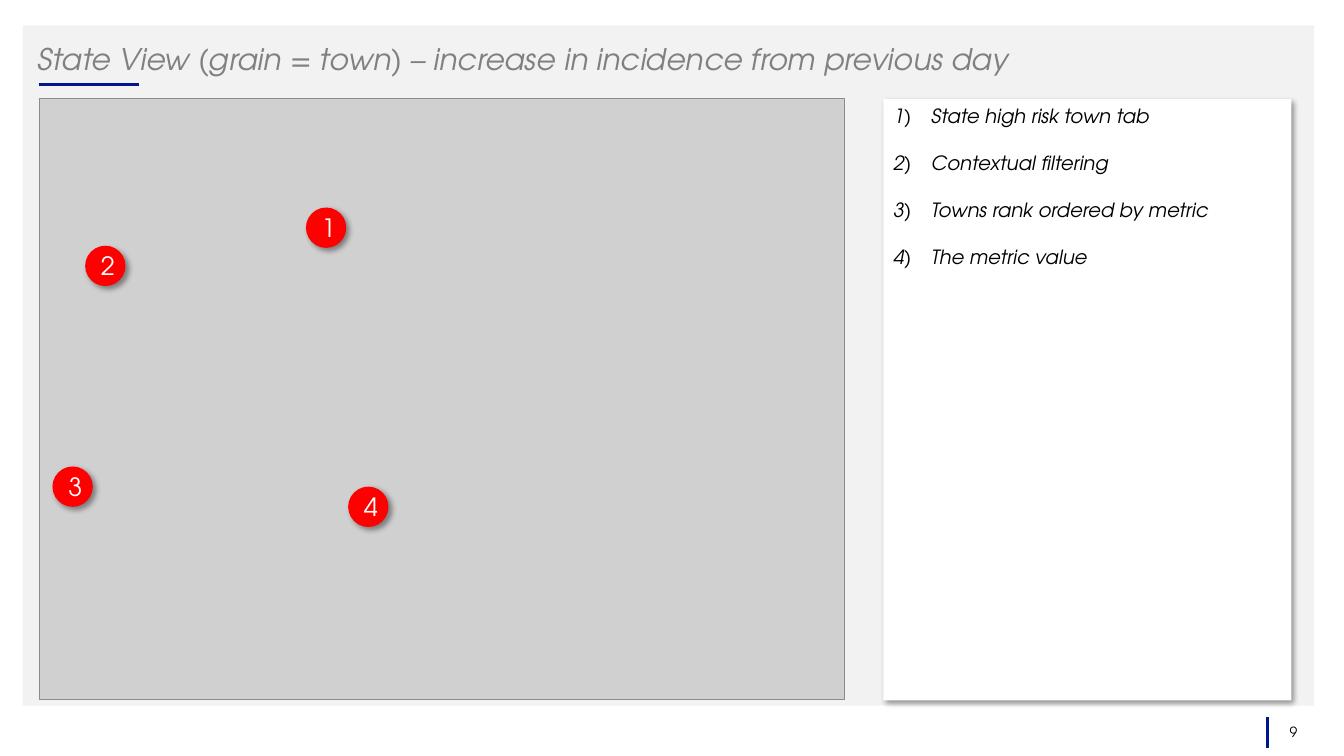
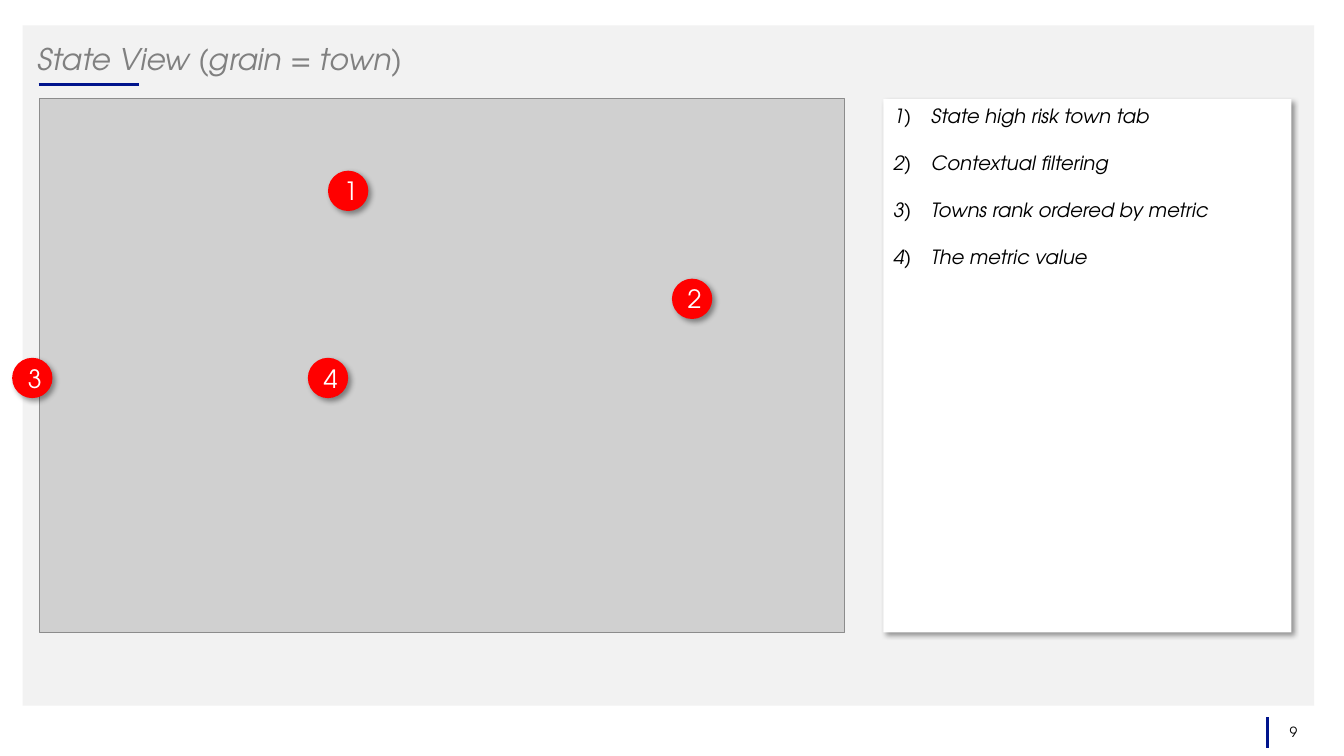
Before and after one commit to vckolla/corona, a slide deck: slide 9 of 05_corona_trend_mvp_2020_04_05_v2.pptx. Drawn at 1344x756 pixels with LibreOffice and Linux fonts; fonts in the diff are those of the drawing; grey boxes stand for pictures. Boxes give left, top, right and bottom in pixels: in the first picture for what was removed or moved away, otherwise in the second. Text is boxed around its words. In the diff, an @@ line names an element or a change of style, - is before the commit and + after.

```diff
--- a/05_corona_trend_mvp_2020_04_05_v2.pptx
+++ b/05_corona_trend_mvp_2020_04_05_v2.pptx
@@ title at (37,47,402,84): text changed @@
-State View (grain = town) – increase in incidence from previous day
+State View (grain = town)
@@ picture: place and size @@
-picture at (39,99,845,701)
+picture at (39,99,845,633)
@@ rectangle "State high risk town tab": place and size @@
-rectangle "State high risk town tab" at (883,99,1292,701)
+rectangle "State high risk town tab" at (883,99,1292,632)
@@ ellipse "1": place and size @@
-ellipse "1" at (307,208,347,248)
+ellipse "1" at (328,170,368,211)
@@ ellipse "2": place and size @@
-ellipse "2" at (86,246,126,286)
+ellipse "2" at (673,278,713,319)
@@ ellipse "3": place and size @@
-ellipse "3" at (52,467,93,507)
+ellipse "3" at (12,358,52,398)
@@ ellipse "4": place and size @@
-ellipse "4" at (348,487,388,527)
+ellipse "4" at (308,358,348,398)
```
Also in this commit, not shown: 5 other slides changed, 6 slides added, 6 slides removed, 17 other files.
